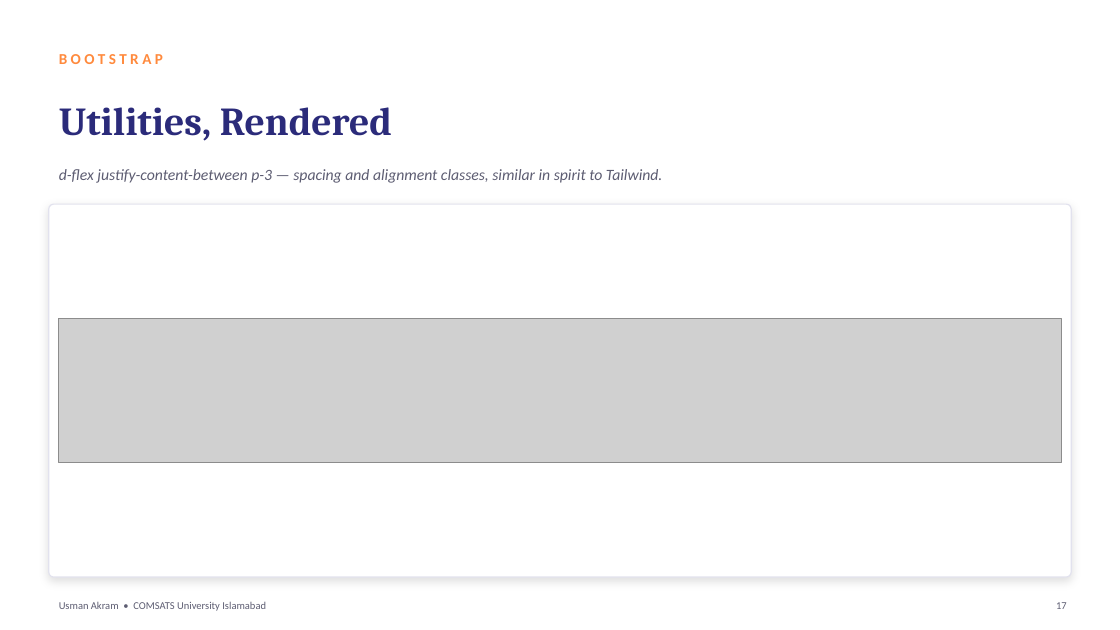
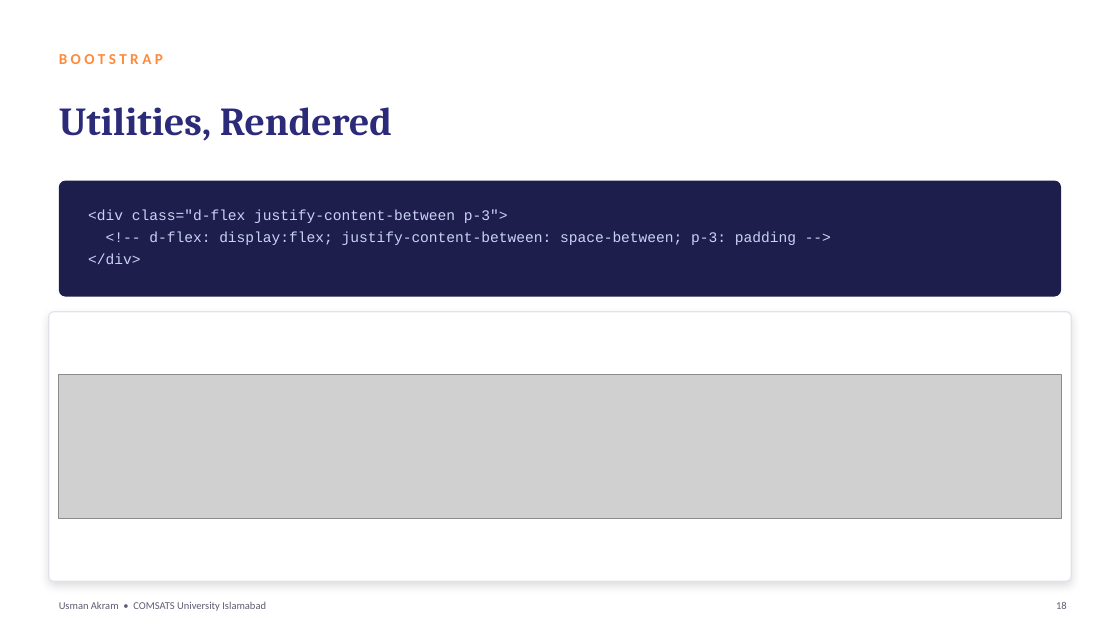
Before and after one commit to mua22/mern-web-book, a slide deck: slide 18 of slides/CSC336-Lecture-10-Responsive-Design-and-Frameworks.pptx (slide 17 before the commit). Drawn at 1120x630 pixels with LibreOffice and Linux fonts; fonts in the diff are those of the drawing; grey boxes stand for pictures. Boxes give left, top, right and bottom in pixels: in the first picture for what was removed or moved away, otherwise in the second. Text is boxed around its words. In the diff, an @@ line names an element or a change of style, - is before the commit and + after.

```diff
--- a/slides/CSC336-Lecture-10-Responsive-Design-and-Frameworks.pptx
+++ b/slides/CSC336-Lecture-10-Responsive-Design-and-Frameworks.pptx
@@ rounded rectangle added at (59, 181, 1061, 297), fill #1E1E4C @@
@@ text at (88, 209, 796, 264): text changed; size 13.5 to 12.5 pt; font Calibri to Courier New; text colour #5D5D72 to #C9D3F5; italic off @@
-d-flex justify-content-between p-3 — spacing and alignment classes, similar in spirit to Tailwind.
+<div class="d-flex justify-content-between p-3">
+<!-- d-flex: display:flex; justify-content-between: space-between; p-3: padding -->
+</div>
@@ text "<div class="d-flex justify-content-between p-3">" at (88, 209, 796, 264): vertical alignment middle to top @@
@@ rounded rectangle: place and size @@
-rounded rectangle at (49, 204, 1071, 577)
+rounded rectangle at (49, 312, 1071, 581)
@@ rounded rectangle at (49, 312, 1071, 581): proportions changed @@
@@ picture: place and size @@
-picture at (59, 318, 1061, 463)
+picture at (59, 375, 1061, 519)
@@ text at (1056, 602, 1067, 609): text changed @@
-17
+18
```
Also in this commit, not shown: 21 other slides changed, 2 slides added, 2 other files.
